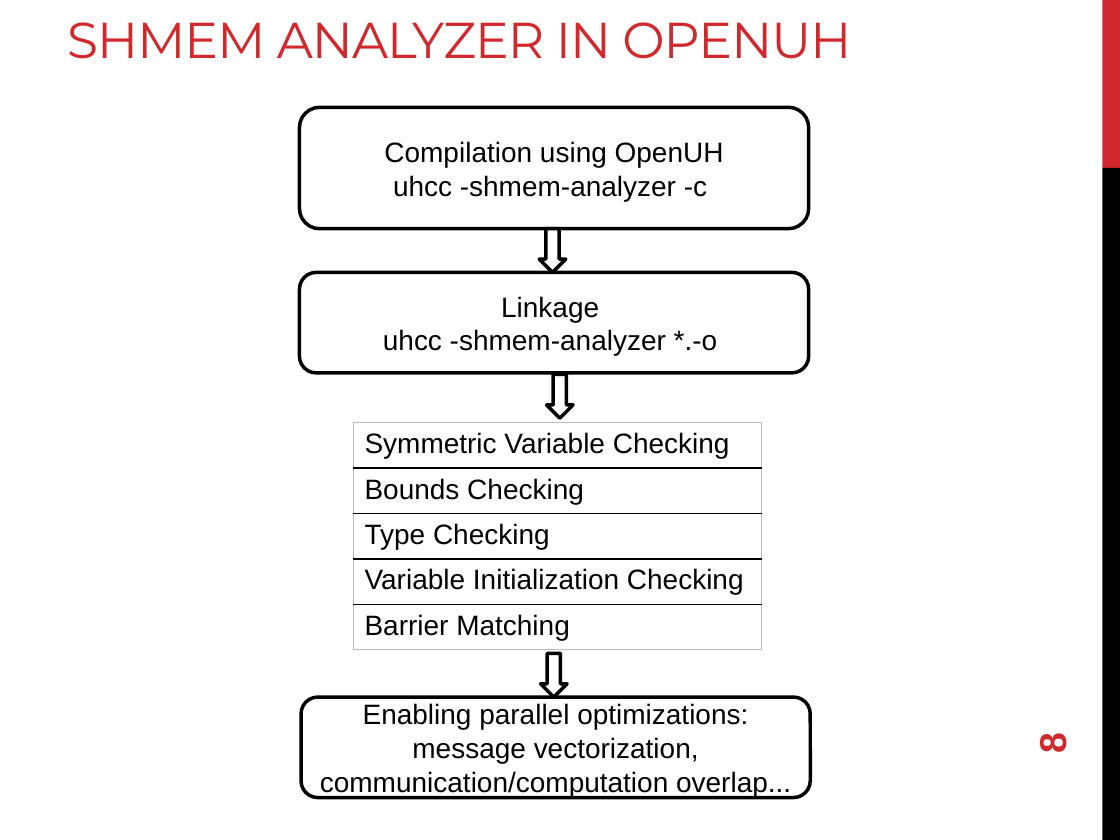
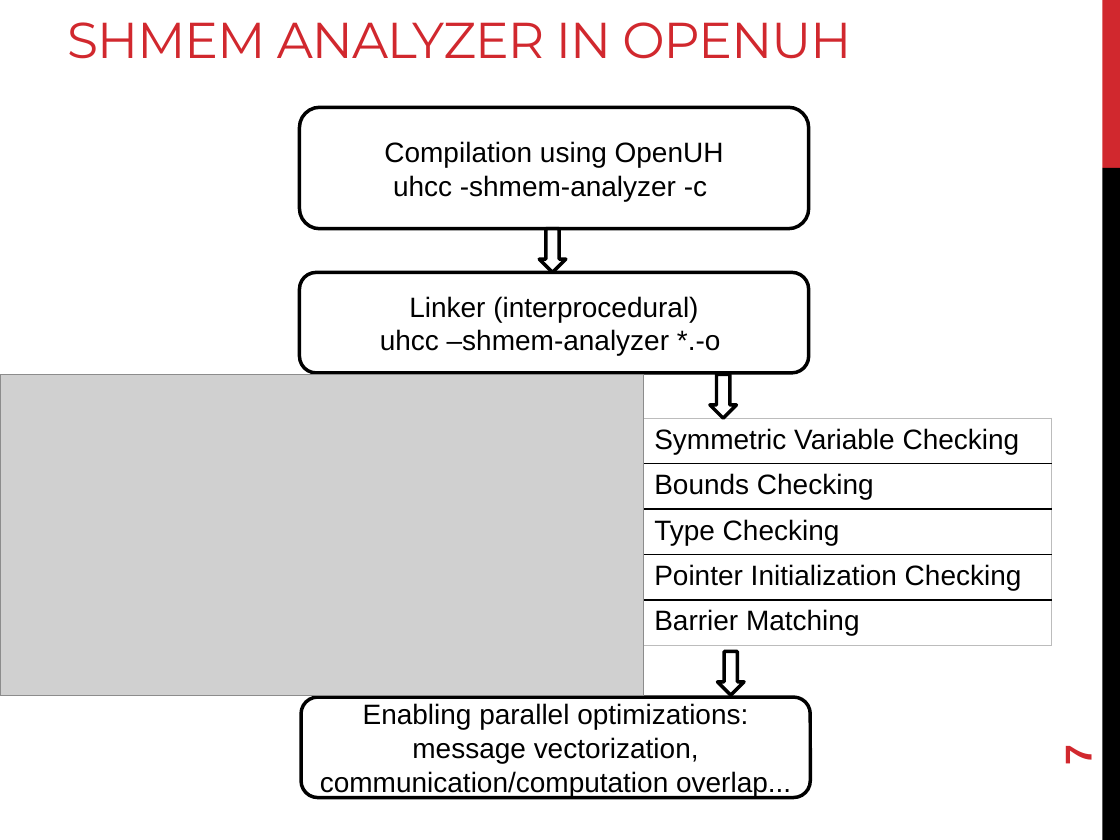
Before and after one commit to openshmem-org/sc14-tutorial, a slide deck: slide 7 of SHMEM-Analyzer.pptx (slide 8 before the commit). Drawn at 1120x840 pixels with LibreOffice and Linux fonts; fonts in the diff are those of the drawing; grey boxes stand for pictures. Boxes give left, top, right and bottom in pixels: in the first picture for what was removed or moved away, otherwise in the second. Text is boxed around its words. In the diff, an @@ line names an element or a change of style, - is before the commit and + after.

Commit message:
Finish a first version of the SHMEM Analyzer slides

```diff
--- a/SHMEM-Analyzer.pptx
+++ b/SHMEM-Analyzer.pptx
@@ text in rounded rectangle at box(380, 296, 721, 355): text changed @@
-Linkage
-uhcc -shmem-analyzer *.-o
+Linker (interprocedural)
+uhcc –shmem-analyzer *.-o
@@ picture added at box(0, 374, 643, 694) @@
@@ down arrow: place and size @@
-down arrow at box(547, 374, 573, 418)
+down arrow at box(710, 374, 737, 418)
@@ table at box(643, 418, 1051, 645) @@
-row 4, column 1: Variable Initialization Checking
+row 4, column 1: Pointer Initialization Checking
@@ table: place and size @@
-table at box(354, 422, 762, 650)
+table at box(643, 418, 1051, 645)
@@ down arrow: place and size @@
-down arrow at box(541, 653, 568, 697)
+down arrow at box(718, 652, 745, 696)
@@ page number at box(1058, 747, 1100, 764): text changed @@
-8
+7
```
Also in this commit, not shown: 8 other slides changed, 2 slides added, 3 slides removed.
